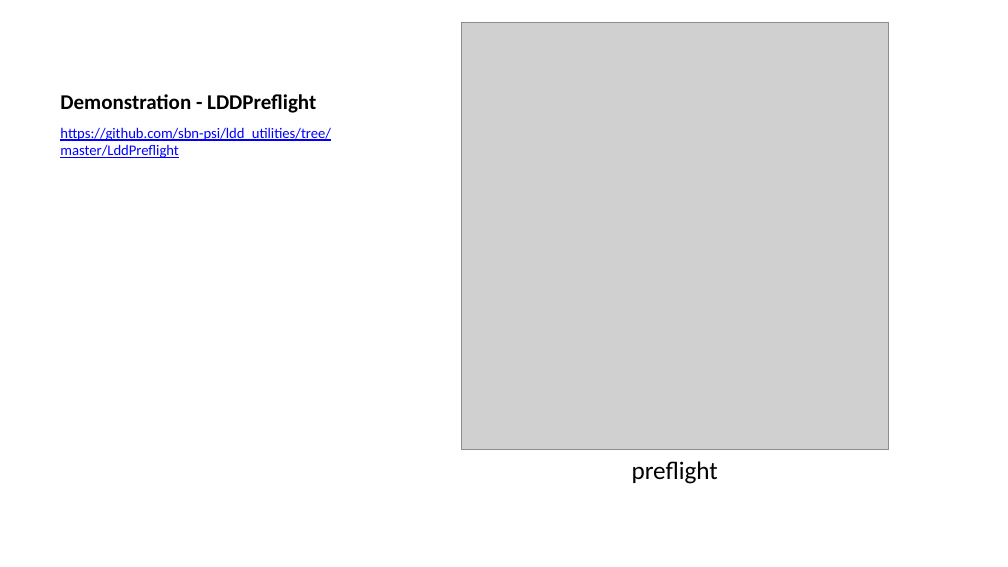
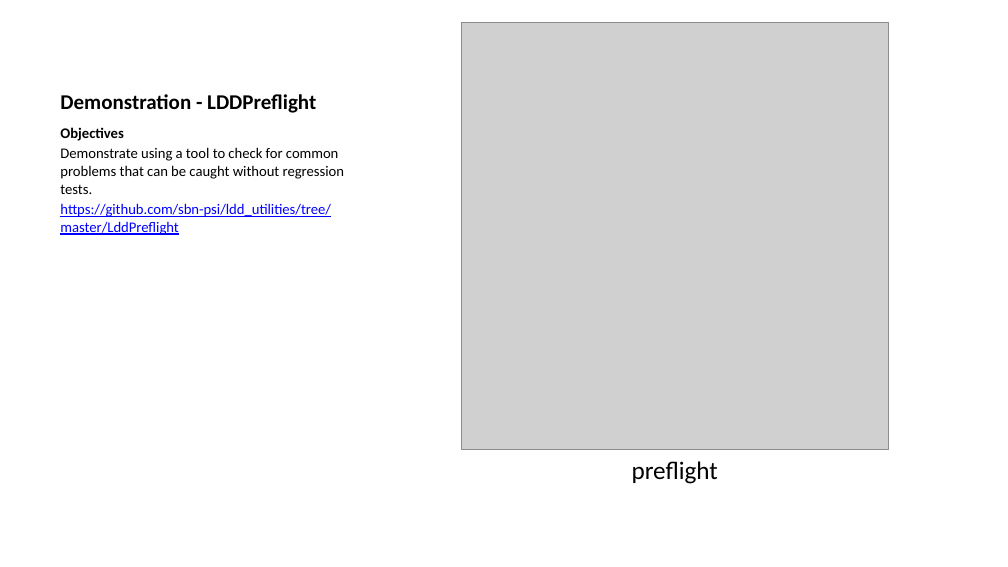
Before and after one commit to sbn-psi/dmsp, a slide deck: slide 28 of LDDTesting/stone-LDDTestingPrinciples.pptx (slide 30 before the commit). Drawn at 1008x567 pixels with LibreOffice and Linux fonts; fonts in the diff are those of the drawing; grey boxes stand for pictures. Boxes give left, top, right and bottom in pixels: in the first picture for what was removed or moved away, otherwise in the second. Text is boxed around its words. In the diff, an @@ line names an element or a change of style, - is before the commit and + after.

Commit message:
Added objectives for the tools

```diff
--- a/LDDTesting/stone-LDDTestingPrinciples.pptx
+++ b/LDDTesting/stone-LDDTestingPrinciples.pptx
@@ text at (x1=60, y1=127, x2=344, y2=194): paragraphs added @@
+Objectives
+Demonstrate using a tool to check for common problems that can be caught without regression tests.
```
Also in this commit, not shown: 3 other slides changed, 2 slides removed, 1 other file.
